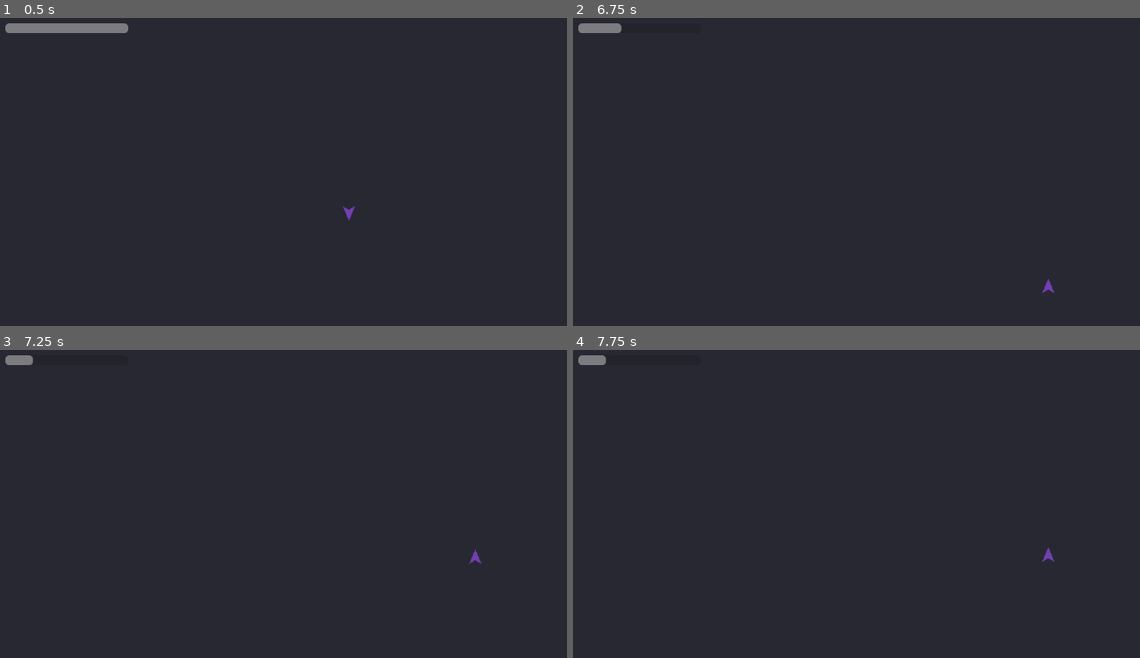
Above: before the commit, frames 1-4 (two rows, left to right).
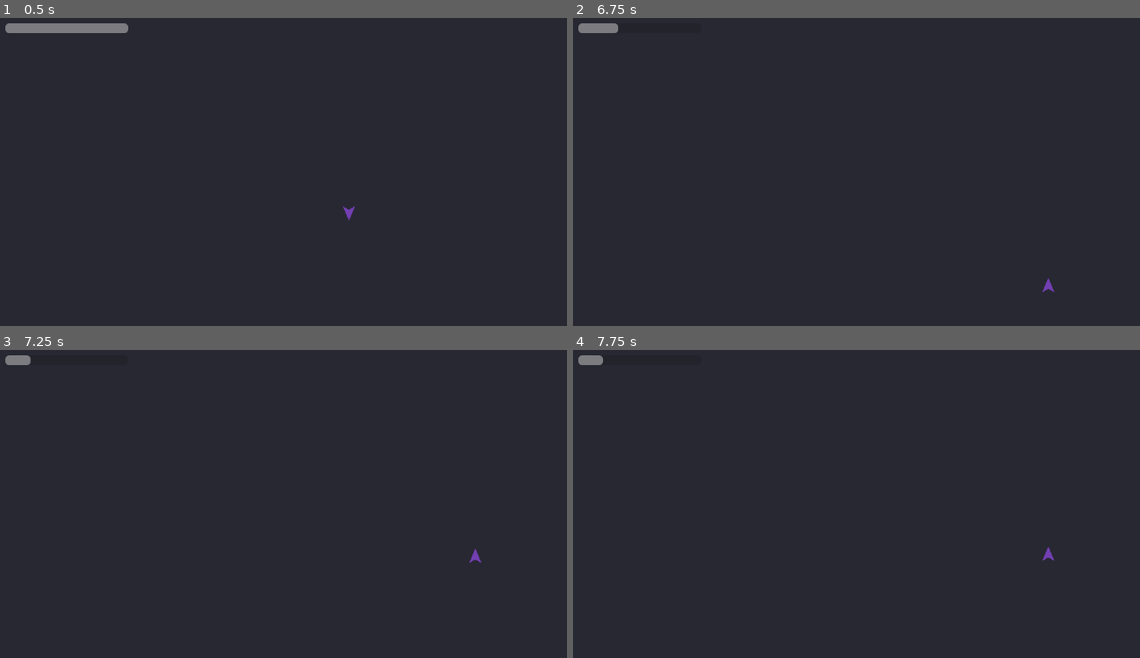
Above: after the commit, the same moments.

Repository: KrisUni/the-shattering
Game: Godot game, scene res://scenes/test_room.tscn
Two runs of this game, one before a commit and one after it. Both use one fixed random seed, a clock stepped at 60 frames per second and the inputs below.
Inputs (mouse positions are in pixels of both pictures, inside the frame that each line leads up to):
- Up to frame 1 (0.5 s): no input
- Up to frame 2 (6.75 s): tap Enter at 0.5, 3.5, 6.5 s; move the mouse to (1077, 193) at 0.52 s; hold D (move_right) 0.53-1.25 s; hold Space (roll) 0.53-1.25 s; click (1077, 193) at 0.67 s; drag from (782, 233) to (884, 292) at 1.27 s; tap Space (roll) at 2, 2.3, 5 s; move the mouse to (992, 125) at 2.02 s; hold D (move_right) 2.03-2.75 s; hold Shift 2.03-2.75 s; drag from (884, 292) to (709, 153) at 2.77 s; move the mouse to (1134, 270) at 3.52 s; hold A (move_left) 3.53-4.25 s; hold Space (roll) 3.53-4.25 s; tap Ctrl at 3.6 s; drag from (709, 153) to (816, 113) at 4.27 s; move the mouse to (958, 212) at 5.02 s; hold S (move_down) 5.03-5.75 s; hold Space (roll) 5.03-5.75 s; click (958, 212) at 5.17 s; drag from (816, 113) to (782, 233) at 5.77 s; move the mouse to (1077, 193) at 6.52 s; hold W (move_up) from 6.53 s (still down); hold Space (roll) from 6.53 s (still down); tap Alt at 6.6 s
- Up to frame 3 (7.25 s): keep holding W (move_up); keep holding Space (roll)
- Up to frame 4 (7.75 s): release W (move_up) at 7.25 s; release Space (roll) at 7.25 s; drag from (782, 565) to (884, 624) at 7.27 s

Frame 1 is identical in both runs. In frame 2, less than 0.1% of the frame differs, in the area x 7-85%, y 1-90%; in frame 3, less than 0.1%; in frame 4, less than 0.1%.

Commit message:
Fix two timers that ran one frame off (#5)
The untouchable window and the hold threshold compared summed frame lengths with
tuned times without the slack the Roll's end already had. Twelve frames sum to
0.19999999999999998, so untouchable lasted 10 frames instead of 9 and a press held
exactly the threshold still counted as a tap. The tests now assert exact frame
counts instead of allowing a frame of slack.

Co-Authored-By: Claude Opus 5.5 <noreply@anthropic.com>
Claude-Session: https://claude.ai/code/session_0163Ac8sJ4QjP8JSKMSxQS6y

Diff:
--- a/scenes/almos/almos.gd
+++ b/scenes/almos/almos.gd
@@ -3,8 +3,12 @@
 # Almos's sprites show eight facings, so his facing is always one of eight directions.
 const FACING_STEP := TAU / 8.0
 
-# Frame lengths added up one by one can land a hair short of a whole number of seconds;
-# without this slack a Roll would run one more frame, with nothing left to move.
+# Frame lengths added up one by one can land a hair short of a whole number of seconds
+# (twelve of them at 60 frames a second add up to 0.19999999999999998). A summed time is
+# compared with a tuned time through this slack, so that a tuned time which is a whole
+# number of frames counts as reached on that frame, not the next. Without it a Roll would
+# run one more frame with nothing left to move, the untouchable window would be a frame
+# too long and the hold threshold a frame too late.
 const TIME_SLACK := 0.000001
 
 enum State { WALKING, SPRINTING, ROLLING }
@@ -26,8 +30,9 @@
 ## Whether Almos cannot be hurt at this moment: during part of a Roll.
 var untouchable: bool:
 	get:
-		var window_start := tuning.roll_untouchable_start
-		return rolling and _roll_time >= window_start and _roll_time < window_start + tuning.roll_untouchable_duration
+		var window_start := tuning.roll_untouchable_start - TIME_SLACK
+		var window_end := tuning.roll_untouchable_start + tuning.roll_untouchable_duration - TIME_SLACK
+		return rolling and _roll_time >= window_start and _roll_time < window_end
 
 @export var tuning: PlayerTuning
 
@@ -71,7 +76,7 @@
 	# which drops him back to walking until the button is let go and held again.
 	var sprint := false
 	if direction != Vector2.ZERO \
-			and _roll_button_held_for >= tuning.roll_hold_threshold \
+			and _held_to_the_threshold() \
 			and not _out_of_breath:
 		sprint = stamina.spend(tuning.sprint_stamina_per_second * delta)
 		_out_of_breath = not sprint
@@ -97,7 +102,7 @@
 	var tapped := false
 	if _roll_button_held_for > 0.0 and (not pressed or Input.is_action_just_released(&"roll")):
 		# The press we were timing is over, even if the button went down again this frame.
-		tapped = _roll_button_held_for < tuning.roll_hold_threshold
+		tapped = not _held_to_the_threshold()
 		_roll_button_held_for = 0.0
 		_out_of_breath = false
 	elif Input.is_action_just_pressed(&"roll") and not pressed:
@@ -105,6 +110,12 @@
 	if pressed:
 		_roll_button_held_for += delta
 	return tapped
+
+
+# Whether the press being timed has lasted as long as the hold threshold: from then on it
+# is a hold, and letting go of it is not a tap.
+func _held_to_the_threshold() -> bool:
+	return _roll_button_held_for >= tuning.roll_hold_threshold - TIME_SLACK
 
 
 func _start_roll(direction: Vector2) -> void:
--- a/test/test_almos_roll_and_sprint.gd
+++ b/test/test_almos_roll_and_sprint.gd
@@ -36,6 +36,8 @@
 const FACING_TOLERANCE := 0.0001
 # In seconds. Added to one physics frame wherever a time can only be told to the nearest frame.
 const TIME_TOLERANCE := 0.0001
+# In frames. Keeps a time that is a whole number of frames from being counted as one more.
+const FRAME_COUNT_ALLOWANCE := 0.0001
 # The most game time, in seconds, any wait in these tests may take.
 const WAIT_LIMIT := 3.0
 
@@ -54,6 +56,14 @@
 	[[8, true], [16, false], [30, false]],
 )
 
+# How many physics frames either side of the hold threshold the Roll button is held for,
+# standing still, and whether that rolls. The first whole number of frames that reaches the
+# threshold is a hold, so it does not Roll; one frame fewer is still a tap.
+var threshold_edge_params = ParameterFactory.named_parameters(
+	["frames_from_threshold", "rolls"],
+	[[-1, true], [0, false]],
+)
+
 var _almos: Node2D
 var _samples: Array[Dictionary] = []
 var _held_actions: Array[StringName] = []
@@ -142,7 +152,7 @@
 	assert_false(untouchable.is_empty(), "he should be untouchable at some point in the roll")
 	if untouchable.is_empty():
 		return
-	assert_almost_eq(_seconds_into_roll(untouchable[0]), _tuning().roll_untouchable_start, _frame_seconds() + TIME_TOLERANCE)
+	assert_eq(_frames_into_roll(untouchable[0]), _frames_to_reach(_tuning().roll_untouchable_start), "frames into the roll when he becomes untouchable")
 
 
 func test_he_stays_untouchable_for_the_tuned_duration() -> void:
@@ -157,7 +167,9 @@
 	if untouchable.is_empty():
 		return
 	assert_eq(untouchable.back() - untouchable[0] + 1, untouchable.size(), "he should be untouchable in one unbroken stretch")
-	assert_almost_eq(untouchable.size() * _frame_seconds(), _tuning().roll_untouchable_duration, _frame_seconds() + TIME_TOLERANCE)
+	var tuning := _tuning()
+	var expected_frames := _frames_to_reach(tuning.roll_untouchable_start + tuning.roll_untouchable_duration) - _frames_to_reach(tuning.roll_untouchable_start)
+	assert_eq(untouchable.size(), expected_frames, "frames he stays untouchable for")
 
 
 func test_he_can_be_hurt_again_before_the_roll_ends() -> void:
@@ -360,8 +372,7 @@
 	_press_action(&"roll")
 	await _wait_for_sprinting()
 
-	var started_after := (_first_sample_where("sprinting") - pressed_at) * _frame_seconds()
-	assert_almost_eq(started_after, tuning.roll_hold_threshold, 2.0 * _frame_seconds() + TIME_TOLERANCE)
+	assert_eq(_first_sample_where("sprinting") - pressed_at, _frames_to_reach(tuning.roll_hold_threshold), "frames after the press that he starts sprinting")
 
 
 func test_holding_roll_only_sprints_while_he_is_pushing_a_direction() -> void:
@@ -407,6 +418,16 @@
 	await wait_physics_frames(SETTLE_FRAMES + 2)
 
 	assert_eq(_first_sample_where("rolling"), -1, "he should not roll when the button that made him sprint is let go")
+
+
+func test_a_press_held_for_exactly_the_hold_threshold_is_not_a_tap(params = use_parameters(threshold_edge_params)) -> void:
+	_spawn_almos()
+	await wait_physics_frames(SETTLE_FRAMES)
+
+	await _hold_roll_for(_frames_to_reach(_tuning().roll_hold_threshold) + params.frames_from_threshold)
+	await wait_physics_frames(SETTLE_FRAMES + 2)
+
+	assert_eq(_first_sample_where("rolling") != -1, params.rolls, "rolled or not")
 
 
 func test_a_press_shorter_than_the_hold_threshold_is_a_tap_and_a_longer_one_is_not(params = use_parameters(press_params)) -> void:
@@ -682,6 +703,18 @@
 	_release_action(&"roll")
 
 
+# Holds the Roll button for exactly this many physics frames: it is down for the first of
+# them and up again for the frame after the last. It waits on the physics_frame signal,
+# which comes before Almos is processed in a frame, because wait_physics_frames can span
+# one frame more than it is asked for.
+func _hold_roll_for(frames: int) -> void:
+	await get_tree().physics_frame
+	_press_action(&"roll")
+	for i in frames:
+		await get_tree().physics_frame
+	_release_action(&"roll")
+
+
 # The first stretch of samples in which Almos was rolling, as Vector2i(first, end): the
 # index of the first sample showing him rolling and of the first showing him done. Either
 # is -1 if it has not happened yet.
@@ -723,10 +756,20 @@
 	return 1.0 / Engine.physics_ticks_per_second
 
 
-# How long into the roll the sample at this index was taken: after that many physics
-# frames of rolling.
+# How many physics frames it takes to reach this many seconds: the first whole number of
+# frames whose length is at least that long.
+func _frames_to_reach(seconds: float) -> int:
+	return ceili(seconds * Engine.physics_ticks_per_second - FRAME_COUNT_ALLOWANCE)
+
+
+# How many physics frames into the roll the sample at this index was taken.
+func _frames_into_roll(index: int) -> int:
+	return index - _roll_span().x + 1
+
+
+# How long into the roll the sample at this index was taken.
 func _seconds_into_roll(index: int) -> float:
-	return float(index - _roll_span().x + 1) * _frame_seconds()
+	return float(_frames_into_roll(index)) * _frame_seconds()
 
 
 # The indices of the samples in which he was untouchable.
